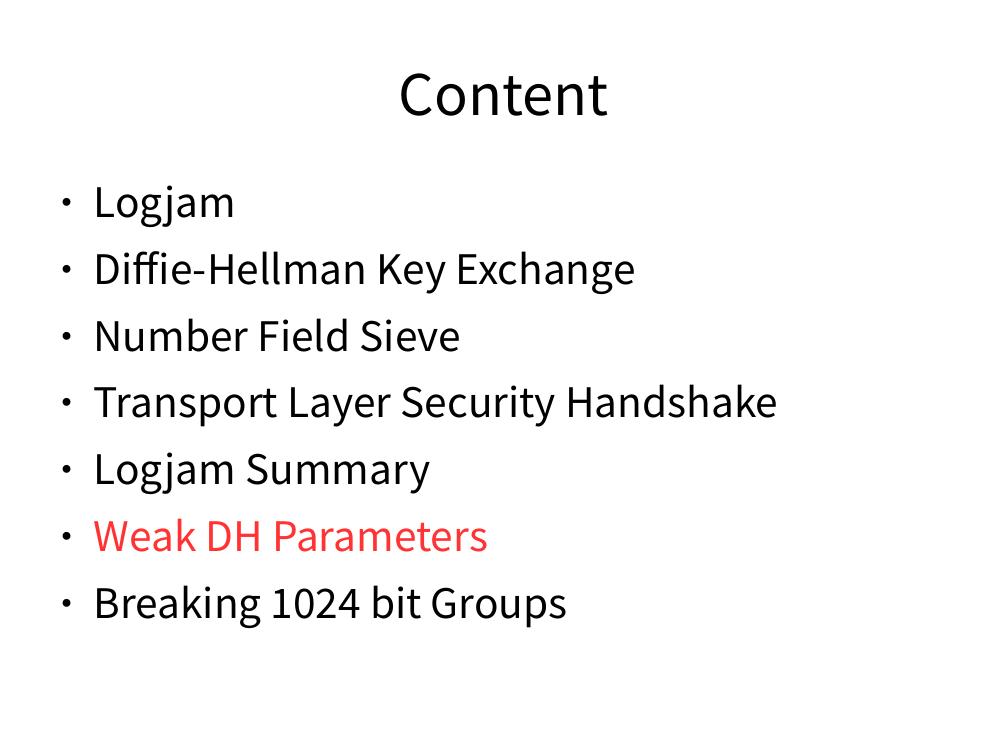
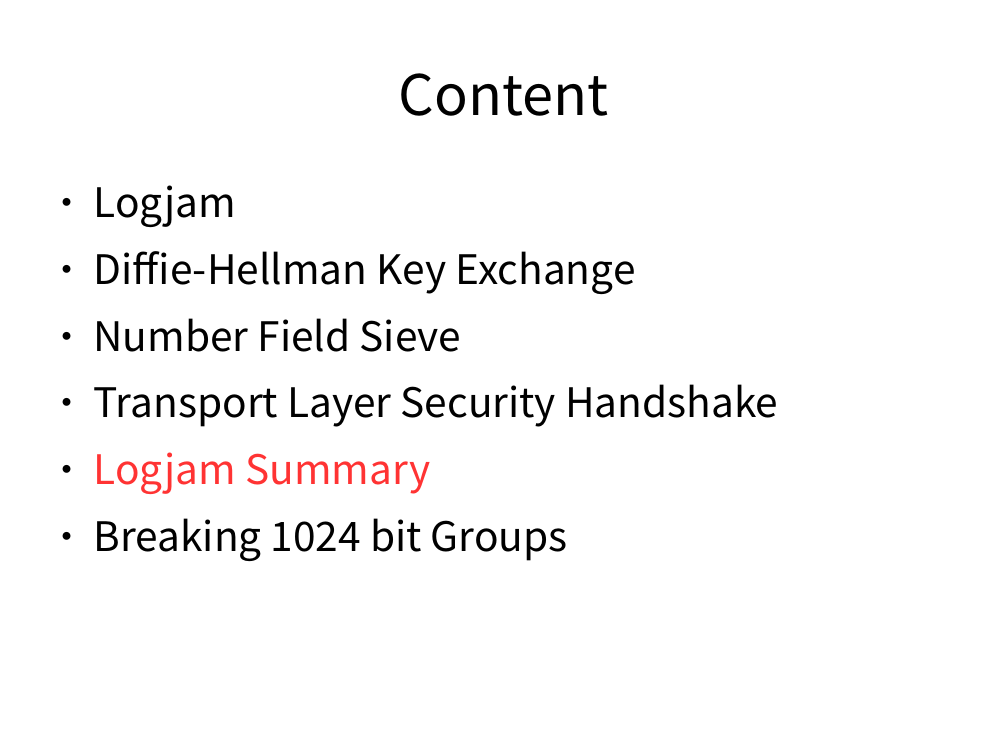
Before and after one commit to liyangwu/Hauptseminar_SS17_LogjamAttack, a slide deck: slide 20 of Präsentation/logjam.odp. Drawn at 1008x756 pixels with LibreOffice and Linux fonts; fonts in the diff are those of the drawing. Boxes give left, top, right and bottom in pixels: in the first picture for what was removed or moved away, otherwise in the second. Text is boxed around its words. In the diff, an @@ line names an element or a change of style, - is before the commit and + after.

```diff
--- a/Präsentation/logjam.odp
+++ b/Präsentation/logjam.odp
@@ text at box(94, 452, 430, 494): text colour #000000 to #FF3333 in "Logjam Summary" @@
@@ text at box(94, 518, 488, 552): paragraph removed @@
-● Weak DH Parameters
```
Also in this commit, not shown: 15 other slides changed, 4 slides added, 4 other files.
